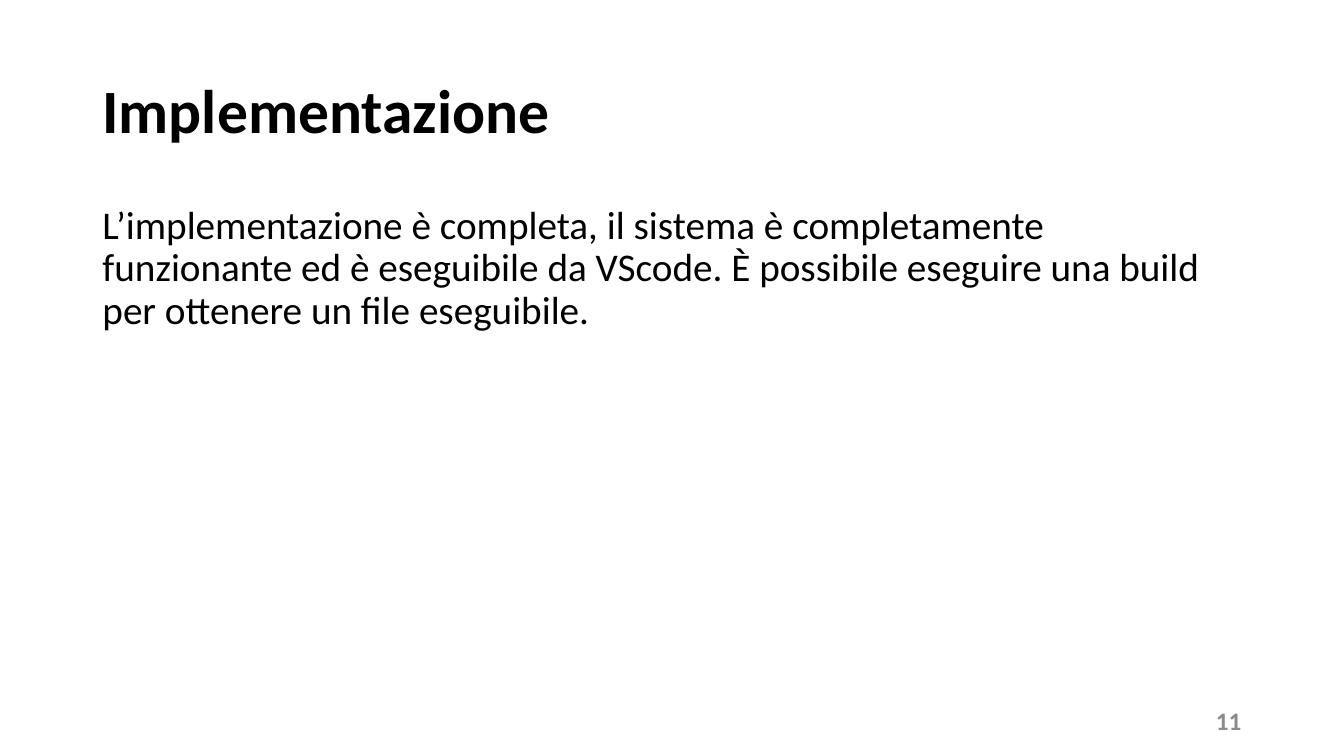
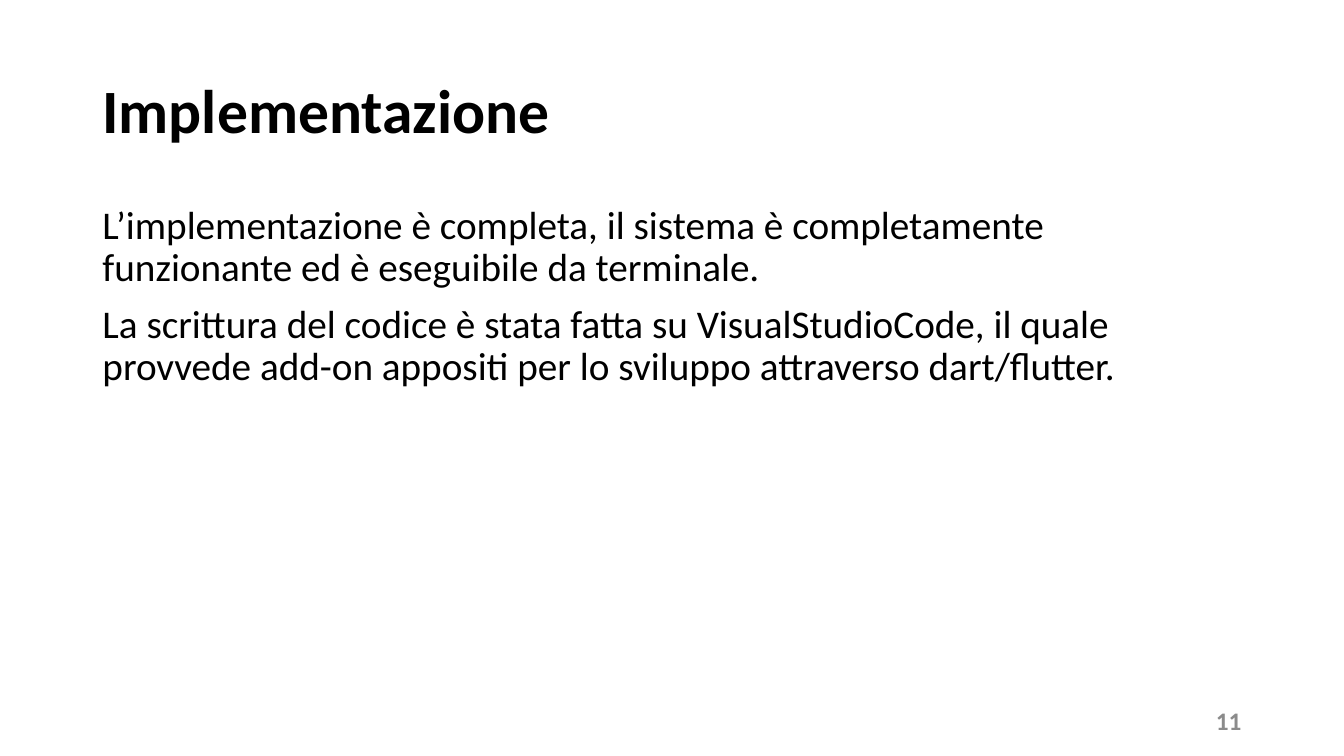
Before and after one commit to MatiasNegro/SteamDiscountAdviser, a slide deck: slide 11 of doc/presentation.pptx. Drawn at 1344x756 pixels with LibreOffice and Linux fonts; fonts in the diff are those of the drawing. Boxes give left, top, right and bottom in pixels: in the first picture for what was removed or moved away, otherwise in the second. Text is boxed around its words. In the diff, an @@ line names an element or a change of style, - is before the commit and + after.

```diff
--- a/doc/presentation.pptx
+++ b/doc/presentation.pptx
@@ text at [102,211,1115,387]: text changed @@
-L’implementazione è completa, il sistema è completamente funzionante ed è eseguibile da VScode. È possibile eseguire una build per ottenere un file eseguibile.
+L’implementazione è completa, il sistema è completamente funzionante ed è eseguibile da terminale.
+La scrittura del codice è stata fatta su VisualStudioCode, il quale provvede add-on appositi per lo sviluppo attraverso dart/flutter.
```
Also in this commit, not shown: 11 other slides changed.
